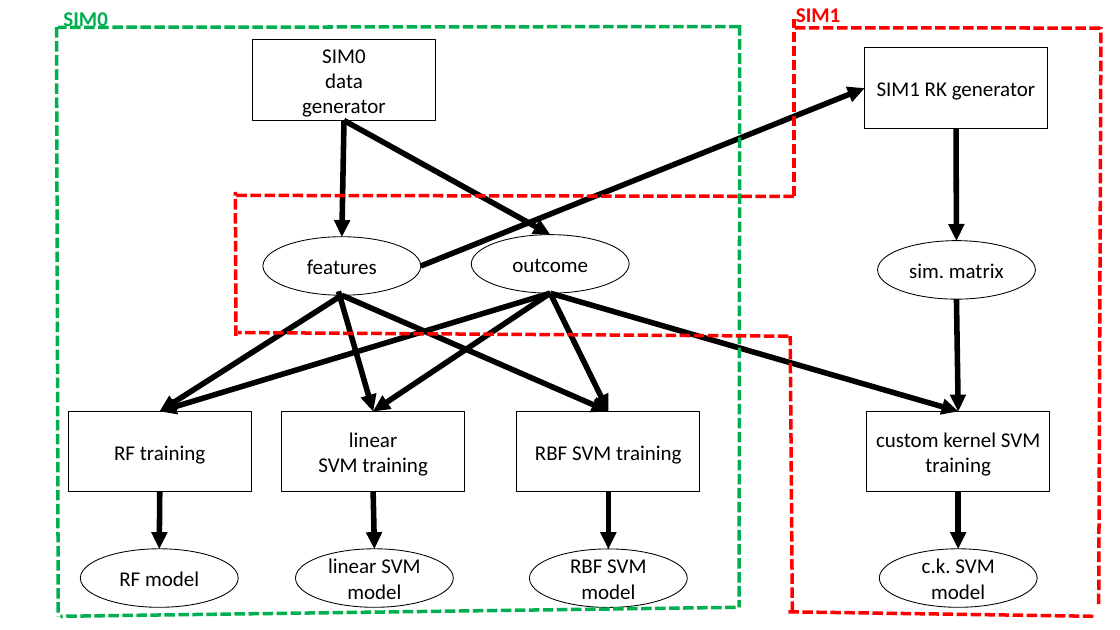
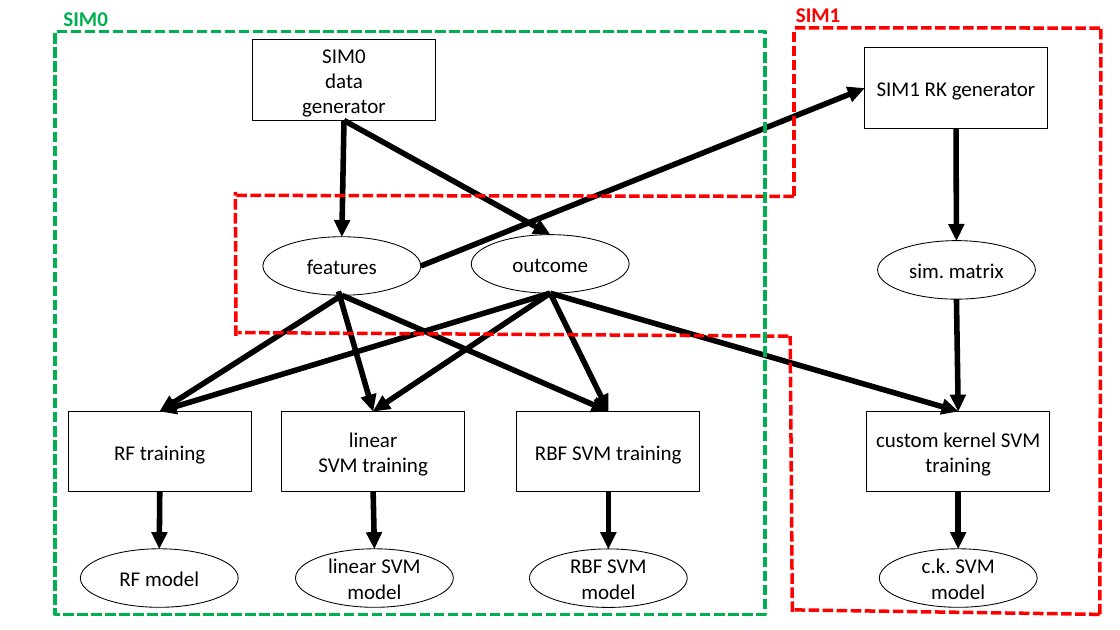
Before and after one commit to davidcraft/SimKern, a slide deck: slide 2 of documents/terminology_figure.pptx. Drawn at 1120x630 pixels with LibreOffice and Linux fonts; fonts in the diff are those of the drawing. Boxes give left, top, right and bottom in pixels: in the first picture for what was removed or moved away, otherwise in the second. Text is boxed around its words. In the diff, an @@ line names an element or a change of style, - is before the commit and + after.

Commit message:
prettified the lines

```diff
--- a/documents/terminology_figure.pptx
+++ b/documents/terminology_figure.pptx
@@ line removed from (56, 27) to (58, 617) @@
@@ line removed from (740, 27) to (58, 28) @@
@@ line removed from (740, 25) to (739, 607) @@
@@ line moved from (1099, 604) - (1102, 27) to (1100, 614) - (1102, 27) @@
@@ rectangle added at [55,31,765,614], outline #00B050 3 pt dashed @@
@@ line moved from (794, 197) - (794, 18) to (794, 197) - (794, 31) @@
@@ line removed from (736, 607) to (60, 617) @@
@@ line moved from (789, 612) - (1095, 617) to (795, 610) - (1102, 614) @@
```
